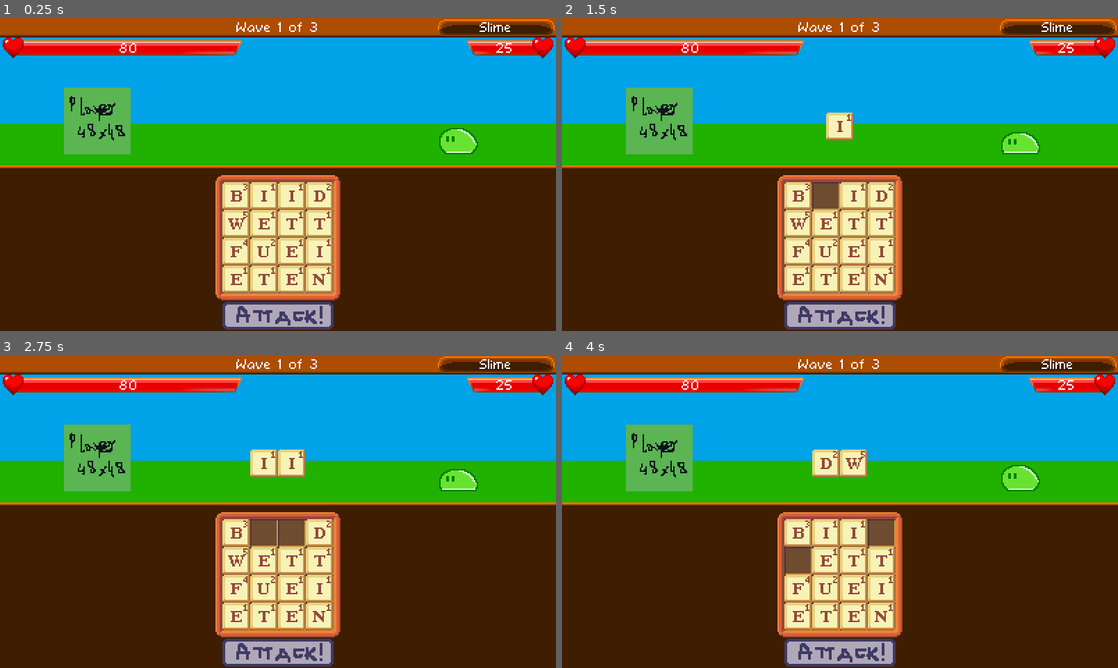
Above: before the commit, frames 1-4 (two rows, left to right).
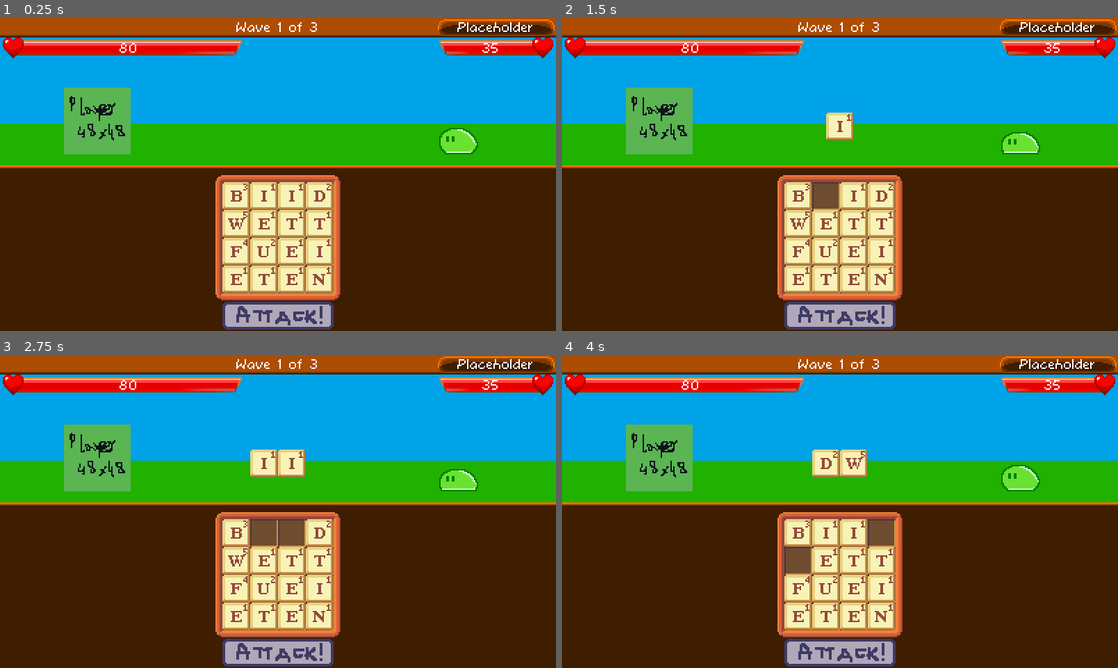
Above: after the commit, the same moments.

Repository: jakubg1/q-stab
Game: Godot game, scene res://scenes/main.tscn
Same seed, same stepped clock (60 frames per second), same inputs: the game is played once before the commit and once after it.
Inputs (mouse positions are in pixels of both pictures, inside the frame that each line leads up to):
- Up to frame 1 (0.25 s): no input
- Up to frame 2 (1.5 s): tap Enter (battle_attack) at 0.5 s; move the mouse to (795, 196) at 0.52 s; hold Enter (battle_attack) 0.53-1.28 s; click (795, 196) at 0.67 s; tap Space at 1.25 s; move the mouse to (828, 196) at 1.27 s; tap Backspace at 1.35 s; click (828, 196) at 1.42 s
- Up to frame 3 (2.75 s): move the mouse to (289, 533) at 2.02 s; hold Shift from 2.03 s (still down); click (289, 533) at 2.17 s
- Up to frame 4 (4 s): tap Enter (battle_attack) at 2.75 s; move the mouse to (878, 533) at 2.77 s; release Shift at 2.78 s; tap Delete at 2.85 s; click (878, 533) at 2.92 s; move the mouse to (795, 561) at 3.52 s; hold Enter (battle_attack) from 3.53 s (still down); click (795, 561) at 3.67 s

The runs differ from the first frame. In frame 1, 0.5% of the frame differs, in the area x 79-96%, y 1-12%; in frame 2, 0.5%; in frame 3, 0.5%; in frame 4, 0.5%.

Commit message:
Tile effects
Added tile effects. Every tile on the board can have one tile effect at a time.
Currently the only tile effect is the chained effect. It prevents the player from using that letter in a word.
Tile effects expire after a certain number of turns. This is not yet visible for the player.
The code has been adjusted so that chained tiles are avoided.
Swapped one of the enemies in the placeholder battle to a placeholder enemy which gives out the chained attacks.

Diff:
--- a/scenes/battle.tscn
+++ b/scenes/battle.tscn
@@ -135,11 +135,13 @@
 
 [connection signal="player_move_ended" from="." to="Player" method="_on_battle_player_move_ended"]
 [connection signal="turn_ended" from="." to="Player" method="_on_battle_turn_ended"]
+[connection signal="turn_ended" from="." to="LetterManager/LetterRack" method="_on_battle_turn_ended"]
 [connection signal="died" from="Player" to="." method="_on_player_died"]
 [connection signal="health_changed" from="Player" to="PlayerHealthBar" method="_on_player_health_changed"]
 [connection signal="status_effect_added" from="Player" to="." method="_on_player_status_effect_added"]
 [connection signal="status_effect_removed" from="Player" to="." method="_on_player_status_effect_removed"]
 [connection signal="status_effect_updated" from="Player" to="." method="_on_player_status_effect_updated"]
+[connection signal="tile_effect_attack_received" from="Player" to="LetterManager/LetterRack" method="_on_player_tile_effect_attack_received"]
 [connection signal="turn_finished" from="Player" to="." method="_on_player_turn_finished"]
 [connection signal="word_submitted" from="LetterManager" to="Player" method="_on_letter_manager_word_submitted"]
 [connection signal="word_updated" from="LetterManager/LetterStage" to="AttackButton" method="_on_letter_stage_word_updated"]
--- a/scenes/letter_tile.tscn
+++ b/scenes/letter_tile.tscn
@@ -20,6 +20,11 @@
 atlas = ExtResource("3_fxe1e")
 region = Rect2(0, 7, 8, 7)
 
+[sub_resource type="AtlasTexture" id="AtlasTexture_fxe1e"]
+resource_local_to_scene = true
+atlas = ExtResource("1_mkkli")
+region = Rect2(0, 80, 20, 20)
+
 [sub_resource type="RectangleShape2D" id="RectangleShape2D_pbye1"]
 
 [node name="LetterTile" type="Node2D" unique_id=1291075001]
@@ -38,6 +43,10 @@
 texture = SubResource("AtlasTexture_fo78f")
 centered = false
 
+[node name="Effect" type="Sprite2D" parent="Tile" unique_id=1453042941]
+texture = SubResource("AtlasTexture_fxe1e")
+centered = false
+
 [node name="Hover" type="Area2D" parent="." unique_id=1136965543]
 script = ExtResource("3_1gko5")
 
--- a/scripts/battle.gd
+++ b/scripts/battle.gd
@@ -16,7 +16,7 @@
 @onready var defeatSprite: Sprite2D = $DefeatSprite
 
 var WAVES := [
-	EnemyDatabase.slime,
+	EnemyDatabase.placeholder,
 	EnemyDatabase.slime,
 	EnemyDatabase.slime
 ]
--- a/scripts/enemy_database.gd
+++ b/scripts/enemy_database.gd
@@ -17,6 +17,13 @@
 			"effects": [
 				{"type": "damage", "amount": 5},
 				{"type": "effect", "effect": Enums.StatusEffectType.POISON, "turns": 2}
+			]
+		},
+		{
+			"name": "Chain Test",
+			"weight": 30,
+			"effects": [
+				{"type": "tileEffect", "effect": Enums.TileEffectType.CHAINED, "duration": 3, "amount": 2}
 			]
 		}
 	]
--- a/scripts/entity.gd
+++ b/scripts/entity.gd
@@ -17,6 +17,7 @@
 signal status_effect_added(effect: Enums.StatusEffectType, duration: int)
 signal status_effect_removed(effect: Enums.StatusEffectType)
 signal status_effect_updated(effect: Enums.StatusEffectType, duration: int)
+signal tile_effect_attack_received(effect: Enums.TileEffectType, duration: int, amount: int)
 signal died
 signal attacked(attacker: Entity, effects: Array) ## Attacked as in "conducted an attack", not "has been attacked".
 signal turn_finished
@@ -131,6 +132,8 @@
 				damage(amount)
 			"effect":
 				addStatusEffect(effect.effect, effect.turns)
+			"tileEffect":
+				tile_effect_attack_received.emit(effect.effect, effect.duration, effect.amount)
 
 ## Called when the node enters the scene tree for the first time.
 func _ready() -> void:
--- a/scripts/letter_manager.gd
+++ b/scripts/letter_manager.gd
@@ -18,12 +18,15 @@
 	self.inputAllowed = inputAllowed
 
 ## Moves a letter in the rack to the stage. If the tile is `null`, plays a "not accepted" sound.
-func moveLetterToStage(tile: Node) -> void:
-	if tile:
-		letterStage.addTile(tile)
-		letterStageSound.play()
-	else:
+func moveLetterToStage(tile: LetterTile) -> void:
+	if not tile:
 		letterNotFoundSound.play()
+		return
+	if not tile.isSelectable():
+		# letterChainedSound.play()
+		return
+	letterStage.addTile(tile)
+	letterStageSound.play()
 
 ## Moves a letter from the specified index in the rack to the stage.
 func moveLetterToStageFromIndex(index: int) -> void:
--- a/scripts/letter_rack.gd
+++ b/scripts/letter_rack.gd
@@ -1,7 +1,7 @@
 extends Node2D
 
 const LETTER_TILE := preload("res://scenes/letter_tile.tscn")
-var tiles: Dictionary[int, Node] = {}
+var tiles: Dictionary[int, LetterTile] = {}
 
 ## Returns the tile node position at specific index.
 func getTilePosition(index: int) -> Vector2:
@@ -16,7 +16,7 @@
 	tile.setRackIndex(index)
 
 ## Returns the specified tile back to the rack.
-func returnTile(tile: Node) -> void:
+func returnTile(tile: LetterTile) -> void:
 	tile.setOnRack(true)
 	tile.setGemIndex(1)
 	tile.reparent(self)
@@ -24,44 +24,44 @@
 
 ## Moves the specified tile to a different position.
 ## Overwrites whatever was at the position previously and sets the tile in old position to `null`.
-func moveTile(tile: Node, index: int) -> void:
+func moveTile(tile: LetterTile, index: int) -> void:
 	tiles[tile.getRackIndex()] = null
 	tiles[index] = tile
 	tile.setRackIndex(index)
 	tile.setPos(getTilePosition(tile.getRackIndex()))
 
 ## Returns a tile at given tile index.
-func getTile(index: int) -> Node:
+func getTile(index: int) -> LetterTile:
 	return tiles[index]
 
-## Returns the first tile matching the given letter, or `null` if there isn't any.
-func getTileFromLetter(letter: String) -> Node:
+## Returns the first selectable tile matching the given letter, or `null` if there isn't any.
+func getTileFromLetter(letter: String) -> LetterTile:
 	for i in 16:
 		var tile = getTile(i)
-		if tile.isOnRack() and tile.getLetter() == letter:
+		if tile.isOnRack() and tile.isSelectable() and tile.getLetter() == letter:
 			return tile
 	return null
 
-## Returns the first enhanced tile matching the given letter.
+## Returns the first selectable enhanced tile matching the given letter.
 ## Falls back to `getTileFromLetter()` if no enhanced tile is found.
-func getEnhancedTileFromLetter(letter: String) -> Node:
+func getEnhancedTileFromLetter(letter: String) -> LetterTile:
 	for i in 16:
 		var tile = getTile(i)
-		if tile.isOnRack() and tile.getLetter() == letter and tile.getGemType() != Enums.GemType.NONE:
+		if tile.isOnRack() and tile.isSelectable() and tile.getLetter() == letter and tile.getGemType() != Enums.GemType.NONE:
 			return tile
 	return getTileFromLetter(letter)
 
-## Returns the first regular tile matching the given letter.
+## Returns the first selectable regular tile matching the given letter.
 ## Falls back to `getTileFromLetter()` if no regular tile is found.
-func getRegularTileFromLetter(letter: String) -> Node:
+func getRegularTileFromLetter(letter: String) -> LetterTile:
 	for i in 16:
 		var tile = getTile(i)
-		if tile.isOnRack() and tile.getLetter() == letter and tile.getGemType() == Enums.GemType.NONE:
+		if tile.isOnRack() and tile.isSelectable() and tile.getLetter() == letter and tile.getGemType() == Enums.GemType.NONE:
 			return tile
 	return getTileFromLetter(letter)
 
 ## Returns a random tile that is currently on the rack, or `null` if there isn't any.
-func getRandomTile() -> Node:
+func getRandomTile() -> LetterTile:
 	var tiles = []
 	for i in 16:
 		var tile = getTile(i)
@@ -72,7 +72,7 @@
 	return null
 
 ## Returns a random tile that is currently on the rack and not a gem, or `null` if there isn't any.
-func getRandomNonGemTile() -> Node:
+func getRandomNonGemTile() -> LetterTile:
 	var tiles = []
 	for i in 16:
 		var tile = getTile(i)
@@ -82,8 +82,19 @@
 		return tiles[randi_range(0, len(tiles) - 1)]
 	return null
 
+## Returns a random tile that is currently on the rack and with no effect, or `null` if there isn't any.
+func getRandomNonEffectTile() -> LetterTile:
+	var tiles = []
+	for i in 16:
+		var tile = getTile(i)
+		if tile.isOnRack() and tile.getEffectType() == Enums.TileEffectType.NONE:
+			tiles.append(tile)
+	if len(tiles) > 0:
+		return tiles[randi_range(0, len(tiles) - 1)]
+	return null
+
 ## Returns the currently hovered tile, or `null` if there isn't any.
-func getHoveredTile() -> Node:
+func getHoveredTile() -> LetterTile:
 	for i in 16:
 		var tile = getTile(i)
 		if tile.isOnRack() and tile.isHovered():
@@ -115,6 +126,13 @@
 			else:
 				addTile(index)
 
+## Ticks tile effects on all tiles on the rack.
+func tickTileEffects() -> void:
+	for i in 16:
+		var tile = getTile(i)
+		if tile:
+			tile.tickEffect()
+
 ## Called when the node enters the scene tree for the first time.
 func _ready() -> void:
 	for i in 16:
@@ -123,3 +141,14 @@
 ## Called every frame. 'delta' is the elapsed time since the previous frame.
 func _process(delta: float) -> void:
 	pass
+
+## Called when the player is attacked with a tile effect attack.
+func _on_player_tile_effect_attack_received(effect: int, duration: int, amount: int) -> void:
+	for i in amount:
+		var tile = getRandomNonEffectTile()
+		if tile:
+			tile.setEffectType(effect, duration)
+
+## Called when the battle's volley has ended.
+func _on_battle_turn_ended() -> void:
+	tickTileEffects()
--- a/scripts/letter_tile.gd
+++ b/scripts/letter_tile.gd
@@ -4,6 +4,7 @@
 @onready var tileSprite: Sprite2D = $Tile
 @onready var letterSprite: Sprite2D = $Tile/Letter
 @onready var valueSprite: Sprite2D = $Tile/Value
+@onready var effectSprite: Sprite2D = $Tile/Effect
 @onready var hoverArea: Area2D = $Hover
 
 const LETTERS := "abcdefghijklmnopqrstuvwxyz*"
@@ -25,6 +26,8 @@
 var letter := "a"
 var gemType := Enums.GemType.NONE
 var gemIndex := 1
+var effectType := Enums.TileEffectType.NONE
+var effectDuration := 0
 var onRack := true
 var rackIndex := 0
 var destroyed := false
@@ -37,6 +40,8 @@
 	var y = index / 9 + 1
 	letterSprite.texture.region = Rect2(x * 20, y * 20, 20, 20)
 	valueSprite.texture.region = Rect2(0, getValue() * 7, 8, 7)
+	effectSprite.visible = effectType != Enums.TileEffectType.NONE
+	effectSprite.texture.region = Rect2((effectType - 1) * 20, 80, 20, 20)
 
 ## Sets the new desired position of this tile.
 ## This is intepolated in the update function.
@@ -75,10 +80,32 @@
 func getGemIndex() -> int:
 	return gemIndex
 
+## Sets the current tile effect type and its duration.
+func setEffectType(effectType: Enums.TileEffectType, duration: int) -> void:
+	self.effectType = effectType
+	self.effectDuration = duration
+	refreshDisplay()
+
+## Returns the current tile effect type.
+func getEffectType() -> Enums.TileEffectType:
+	return effectType
+
+## Ticks the current tile effect, if any.
+func tickEffect() -> void:
+	if effectDuration > 0:
+		effectDuration -= 1
+		if effectDuration == 0:
+			effectType = Enums.TileEffectType.NONE
+			refreshDisplay()
+
 ## Returns the letter or multiple letters this Tile is used for a word.
 ## For example, for the Q tile this returns "qu".
 func getWordComponent() -> String:
 	return LETTER_MAPPINGS[letter] if letter in LETTER_MAPPINGS else letter
+
+## Returns whether this Tile can be picked up from the rack.
+func isSelectable() -> bool:
+	return effectType != Enums.TileEffectType.CHAINED
 
 ## Returns this Tile's letter base value, including enhancements.
 func getValue() -> int:
